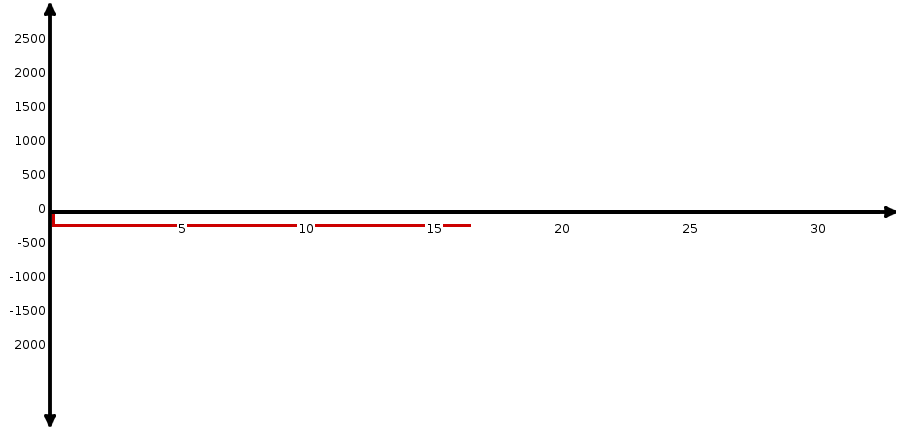
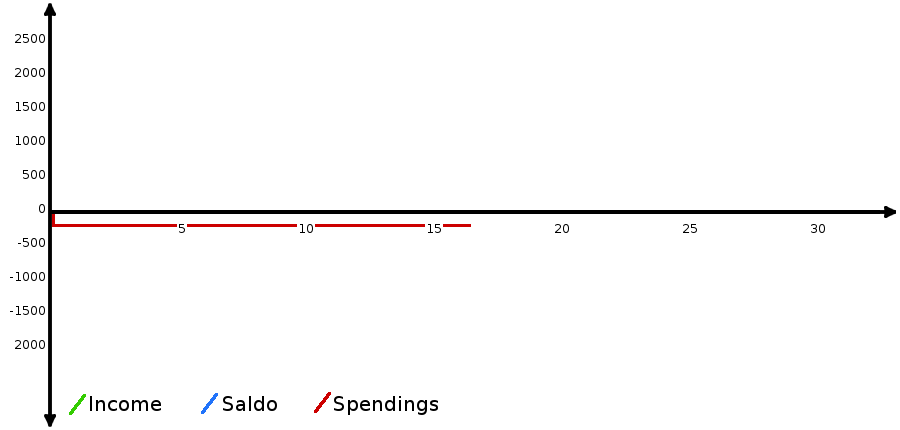
Layer changes from the first 900px x 430px image to the second:
added layer "Eingefügte Ebene" above "Arrow" over [69, 392, 438, 415]
